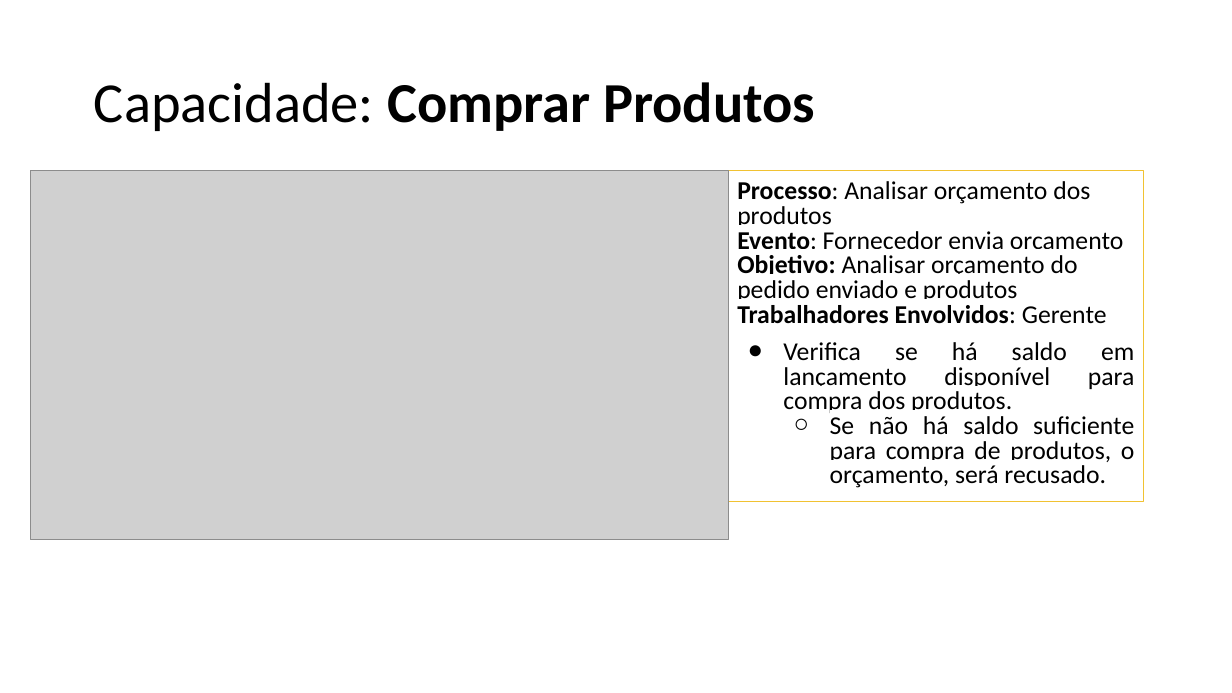
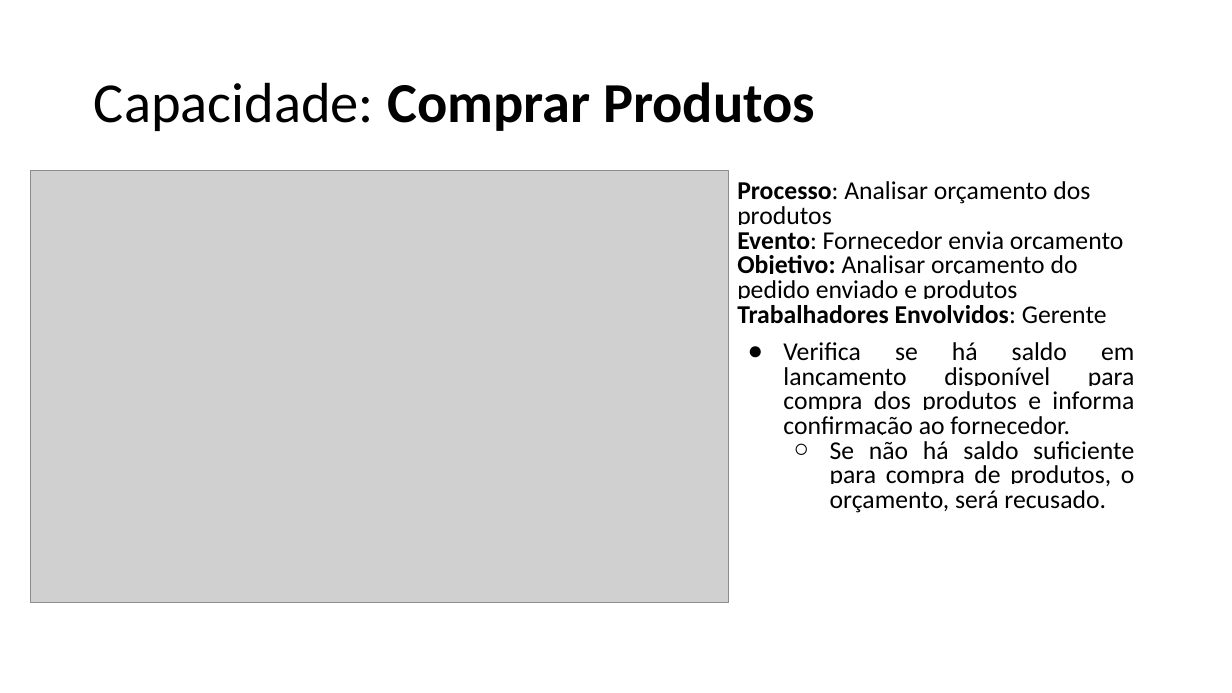
Before and after one commit to emersonsoaresdasilva/projeto-ope, a slide deck: slide 16 of 18-Descrição dos Processos de Negócio.pptx. Drawn at 1232x693 pixels with LibreOffice and Linux fonts; fonts in the diff are those of the drawing; grey boxes stand for pictures. Boxes give left, top, right and bottom in pixels: in the first picture for what was removed or moved away, otherwise in the second. Text is boxed around its words. In the diff, an @@ line names an element or a change of style, - is before the commit and + after.

```diff
--- a/18-Descrição dos Processos de Negócio.pptx
+++ b/18-Descrição dos Processos de Negócio.pptx
@@ picture: place and size @@
-picture at (30, 171, 728, 540)
+picture at (30, 171, 728, 603)
@@ text "Processo: Analisar orçamento dos produtos": place and size @@
-text "Processo: Analisar orçamento dos produtos" at (728, 171, 1144, 501)
+text "Processo: Analisar orçamento dos produtos" at (737, 181, 1135, 513)
@@ text "Processo: Analisar orçamento dos produtos" at (737, 181, 1135, 513): outline #F1C232 0.75 pt to none @@
@@ text at (783, 342, 1135, 435): text changed @@
-● Verifica se há saldo em lançamento disponível para compra dos produtos.
+● Verifica se há saldo em lançamento disponível para compra dos produtos e informa confirmação ao fornecedor.
```
Also in this commit, not shown: 22 other slides changed, 13 other files.
